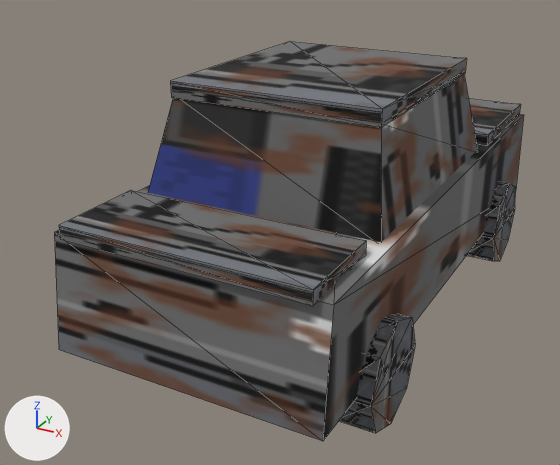
One commit to the glTF model data/models/prop_car5.glb: the scene before it, then after it.
One viewpoint serves both versions: a 50 mm lens placed at (1.25, -2.78, 1.64), pointed at (-0.17, -0.18, 0.35). The lights are fixed; the arrows at lower left show +X, +Y and +Z. The first picture is the older version. Mesh edges are drawn as thin lines. Vertices at exactly the same position are counted once.

The first picture shows 'hull'.
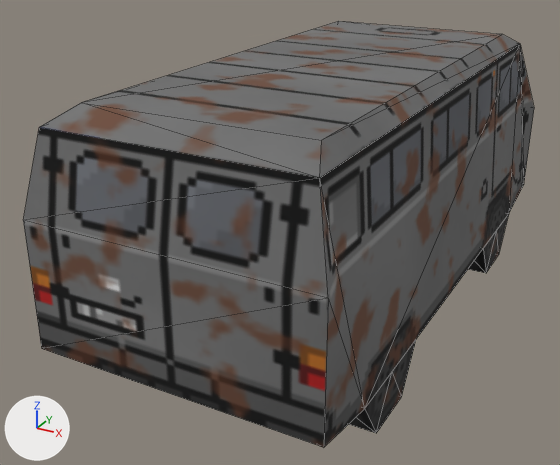
Changed parts and their boxes (x1, y1, x2, y2) in the pictures (560 x 465 px):
'hull', reshaped (9% wider, 7% taller)
    before: (54, 42, 524, 441)
    after: (23, 21, 534, 447)
part 1 of me_hull, rebuilt (9% wider, 30% taller)
    before: (54, 114, 524, 441)
    after: (23, 21, 534, 447)
part 2 of me_hull, deleted
    before: (59, 190, 366, 306)
part 3 of me_hull, deleted
    before: (148, 75, 478, 242)
part 4 of me_hull, deleted
    before: (170, 42, 467, 128)
part 5 of me_hull, deleted
    before: (469, 98, 521, 145)
part 6 of me_hull, deleted
    before: (466, 182, 515, 261)
part 7 of me_hull, deleted
    before: (339, 314, 415, 433)

What changed in the scene script:
```text
Change me_hull:
    used by ob_hull; location = (0.0, 0.0, 0.0)
    remove me_hull.from_pydata(...)  # 112 vertices, 184 faces; spans x -0.55..0.55, y -1.15..1.2, z 0.0..1.03
    add me_hull.from_pydata(...)  # 56 vertices, 84 faces; spans x -0.53..0.53, y -1.2..1.2, z 0.0..1.05
    me_hull part 1: the loose piece of 8 vertices spanning x -0.5..0.5, y -1.15..1.15, z 0.21..0.63 is rebuilt with 56 vertices and now spans x -0.53..0.53, y -1.2..1.2, z 0.0..1.05
    me_hull part 2: the loose piece of 8 vertices spanning x -0.45..0.45, y -1.13..-0.77, z 0.62..0.68 is deleted
    me_hull part 3: the loose piece of 8 vertices spanning x -0.46..0.46, y -0.67..0.43, z 0.62..0.98 is deleted
    me_hull part 4: the loose piece of 8 vertices spanning x -0.4..0.4, y -0.57..0.33, z 0.97..1.03 is deleted
    me_hull part 5: the loose piece of 8 vertices spanning x -0.47..0.47, y 0.52..1.12, z 0.62..0.68 is deleted
    me_hull part 6
    16 vertices are removed from x 0.41..0.55, y 0.52..0.92, z 0.0..0.4
    28 faces are deleted
    me_hull part 7
    16 vertices are removed from x 0.41..0.55, y -0.92..-0.52, z 0.0..0.4
    28 faces are deleted
    other edits to the shape of me_hull do not show in these pictures
```
